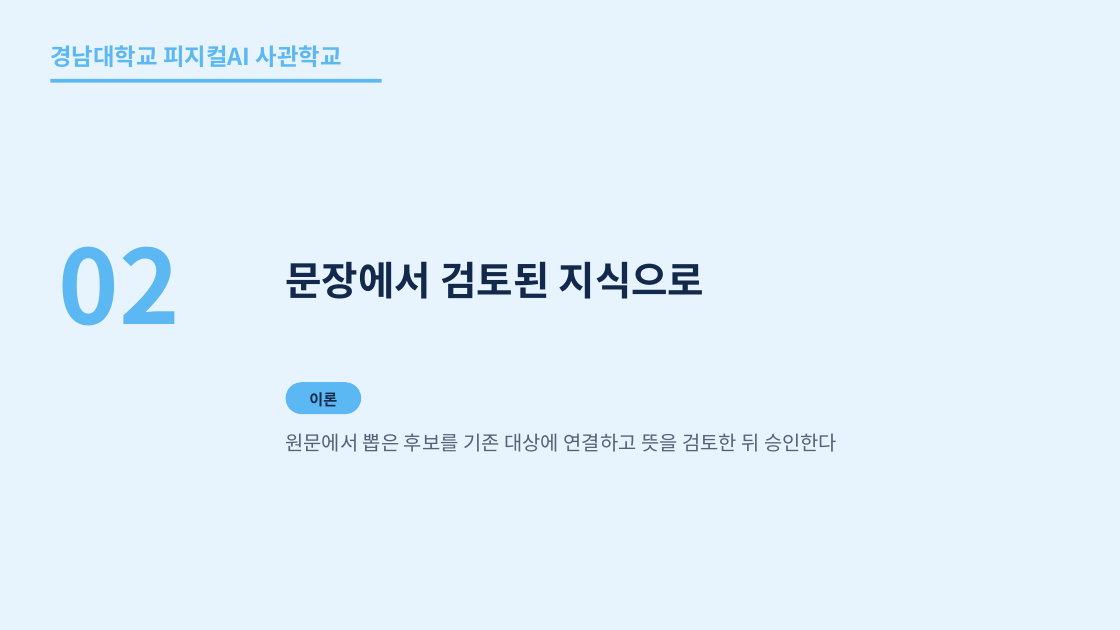
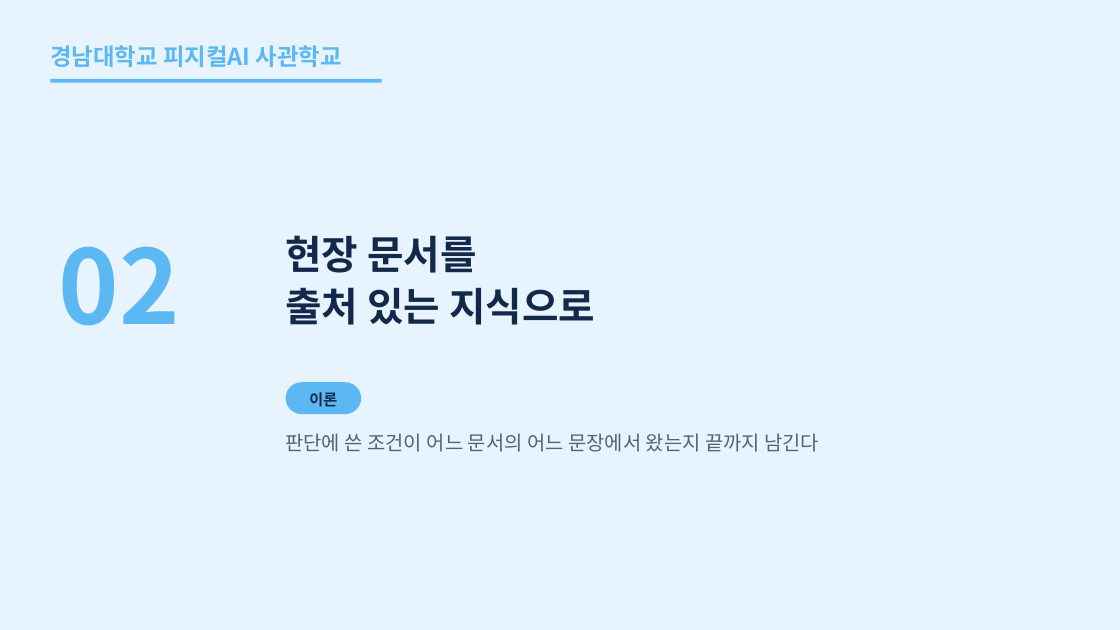
Before and after one commit to uengine-oss/hyd-iot-edu, a slide deck: slide 20 of workspace/강의제작/산출물/실전반/이론_오프라인/03회차/실전반_오프라인_03회차.pptx (slide 12 before the commit). Drawn at 1120x630 pixels with LibreOffice and Linux fonts; fonts in the diff are those of the drawing. Boxes give left, top, right and bottom in pixels: in the first picture for what was removed or moved away, otherwise in the second. Text is boxed around its words. In the diff, an @@ line names an element or a change of style, - is before the commit and + after.

```diff
--- a/workspace/강의제작/산출물/실전반/이론_오프라인/03회차/실전반_오프라인_03회차.pptx
+++ b/workspace/강의제작/산출물/실전반/이론_오프라인/03회차/실전반_오프라인_03회차.pptx
@@ text at bbox=[285, 235, 595, 325]: text changed @@
-문장에서 검토된 지식으로
+현장 문서를
+출처 있는 지식으로
@@ text at bbox=[285, 433, 819, 452]: text changed @@
-원문에서 뽑은 후보를 기존 대상에 연결하고 뜻을 검토한 뒤 승인한다
+판단에 쓴 조건이 어느 문서의 어느 문장에서 왔는지 끝까지 남긴다
```
Also in this commit, not shown: 13 other slides changed, 54 slides added, 25 slides removed, 11 other files.
